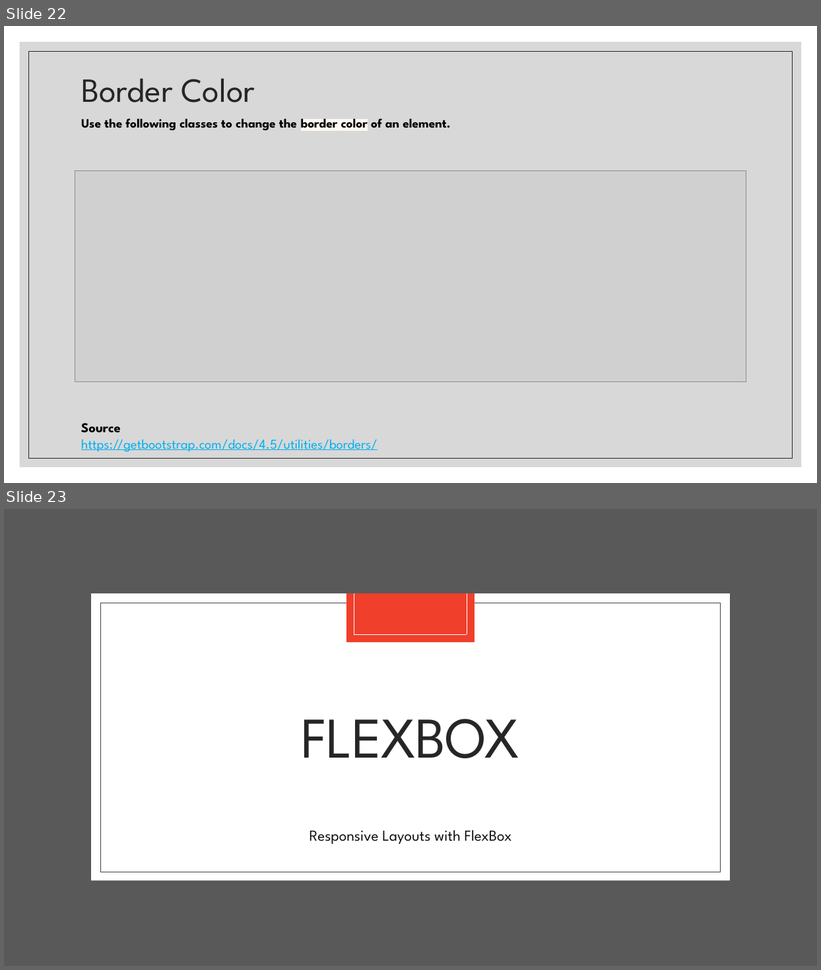
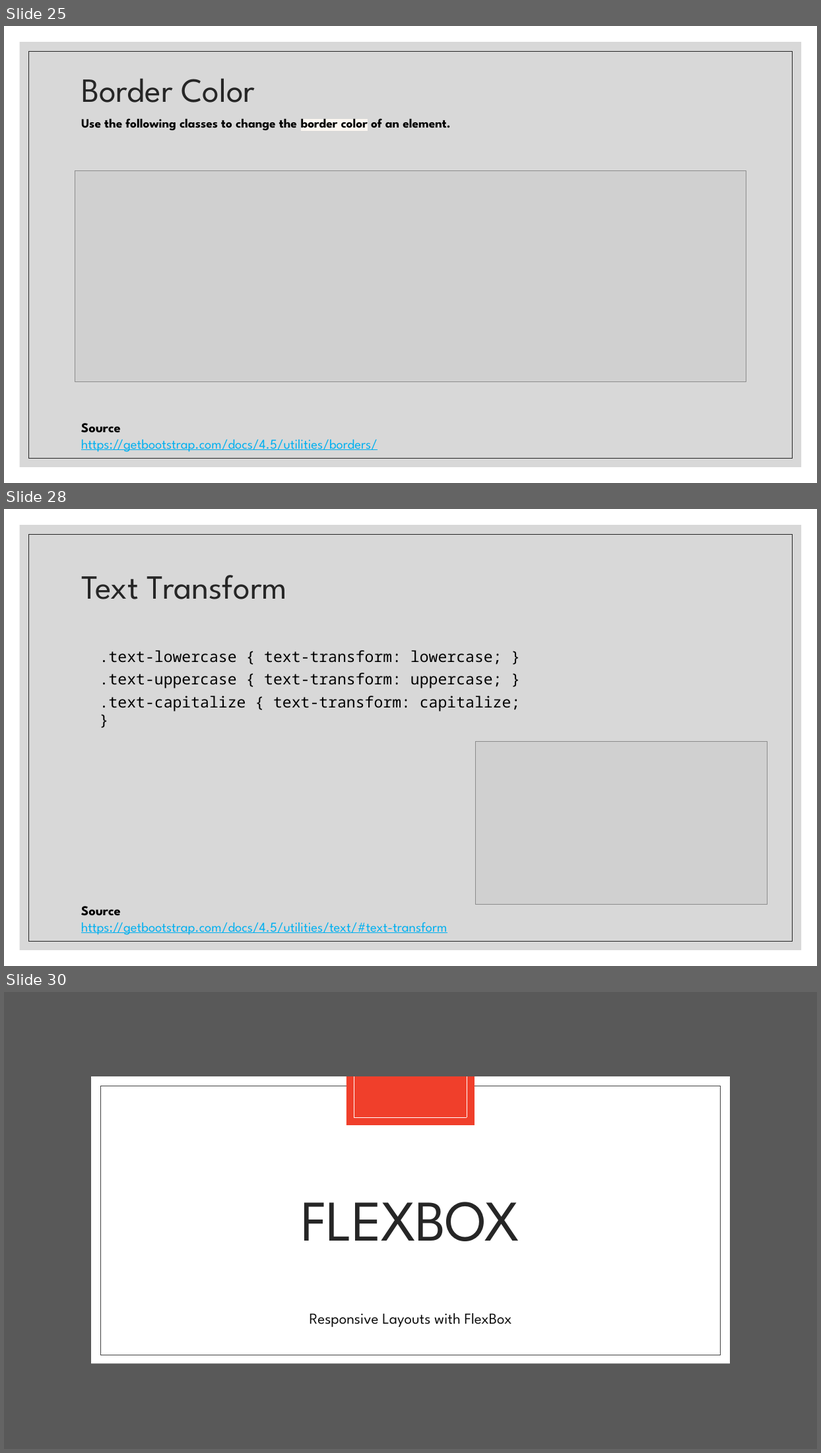
Before and after one commit to paulsmithkc/awd1000_base_lab_and_homework, a slide deck: bootstrap/slides/Intro to Bootstrap.pptx. Shown one above the other, each under a label of ours: slides 22 and 23 before the commit, slides 25, 28 and 30 after it; the slides between them are not shown. The pictures are 821x970 and 821x1453 pixels, drawn with LibreOffice and Linux fonts; fonts in the diff are those of the drawing; grey boxes stand for pictures. Boxes give left, top, right and bottom in pixels: in the first picture for what was removed or moved away, otherwise in the second. Text is boxed around its words. In the diff, an @@ line names an element or a change of style, - is before the commit and + after.

```diff
--- a/bootstrap/slides/Intro to Bootstrap.pptx
+++ b/bootstrap/slides/Intro to Bootstrap.pptx
@@ slide 28 added at (x1=4, y1=509, x2=817, y2=966), background #FFFFFF; not listed: 2 template elements that a slide beside it also shows @@
@@ title added at (x1=81, y1=575, x2=288, y2=599), 40 pt, text #262626 @@
+Text Transform
@@ text added at (x1=100, y1=650, x2=520, y2=711), 18 pt, text #000000 @@
+  .text-lowercase { text-transform: lowercase; }
+  .text-uppercase { text-transform: uppercase; }
+  .text-capitalize { text-transform: capitalize; }
@@ picture added at (x1=475, y1=742, x2=768, y2=905) @@
@@ text added at (x1=81, y1=906, x2=448, y2=935), 16 pt, text #00B0F0, underline @@
+Source
+https://getbootstrap.com/docs/4.5/utilities/text/#text-transform
@@ what was slide 22 is now slide 25 @@
@@ what was slide 23 is now slide 30 @@
```
Also in this commit, not shown: 2 slides changed, 16 other slides added.
